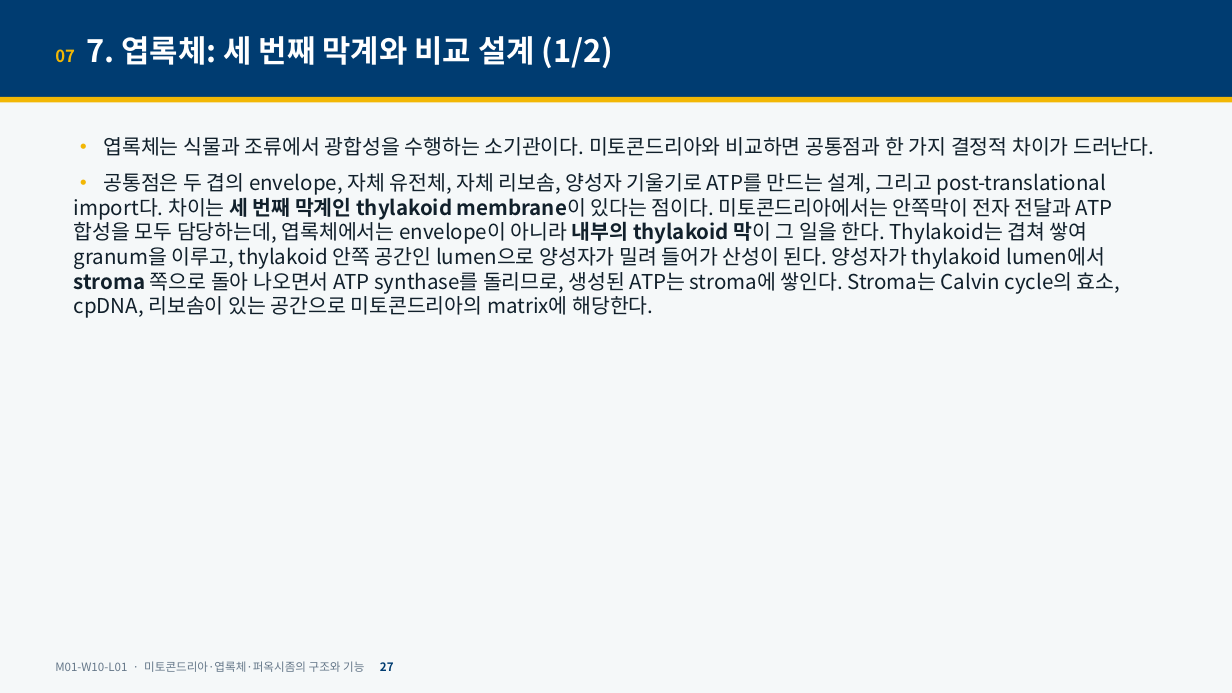
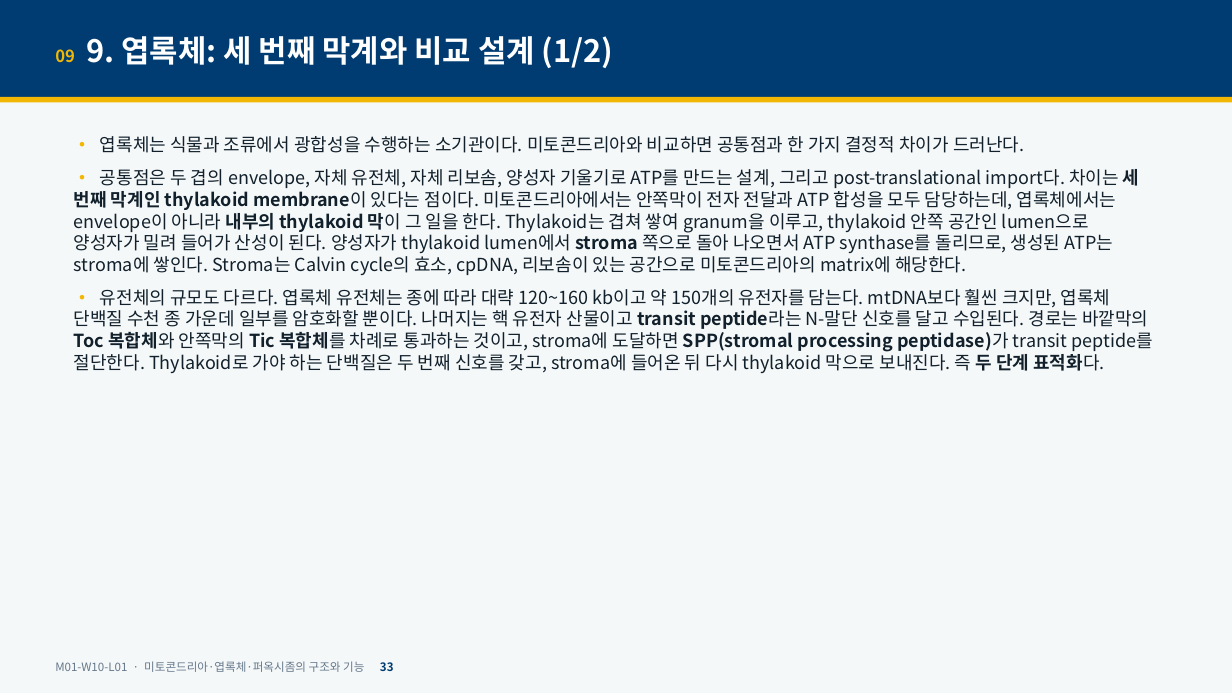
Before and after one commit to hoperiasd2/hoperiasd2.github.io, a slide deck: slide 33 of curriculum/M01/W10/L01/slides.pptx (slide 27 before the commit). Drawn at 1232x693 pixels with LibreOffice and Linux fonts; fonts in the diff are those of the drawing. Boxes give left, top, right and bottom in pixels: in the first picture for what was removed or moved away, otherwise in the second. Text is boxed around its words. In the diff, an @@ line names an element or a change of style, - is before the commit and + after.

```diff
--- a/curriculum/M01/W10/L01/slides.pptx
+++ b/curriculum/M01/W10/L01/slides.pptx
@@ text at (55, 36, 614, 68): text changed @@
-07 7. 엽록체: 세 번째 막계와 비교 설계 (1/2)
+09 9. 엽록체: 세 번째 막계와 비교 설계 (1/2)
@@ text at (74, 136, 1140, 275): size 16 to 14 pt in "• 엽록체는 식물과 조류에서 광합성을 수행하는 소기관이다. ...", "• 공통점은 두 겹의 envelope, 자체 유전체, ..." @@
@@ text at (74, 289, 1153, 373): paragraph added @@
+• 유전체의 규모도 다르다. 엽록체 유전체는 종에 따라 대략 120~160 kb이고 약 150개의 유전자를 담는다. mtDNA보다 훨씬 크지만, 엽록체 단백질 수천 종 가운데 일부를 암호화할 뿐이다. 나머지는 핵 유전자 산물이고 transit peptide라는 N-말단 신호를 달고 수입된다. 경로는 바깥막의 Toc 복합체와 안쪽막의 Tic 복합체를 차례로 통과하는 것이고, stroma에 도달하면 SPP(stromal processing peptidase)가 transit peptide를 절단한다. Thylakoid로 가야 하는 단백질은 두 번째 신호를 갖고, stroma에 들어온 뒤 다시 thylakoid 막으로 보내진다. 즉 두 단계 표적화다.
@@ text at (55, 661, 394, 672): text changed @@
-M01-W10-L01 · 미토콘드리아·엽록체·퍼옥시좀의 구조와 기능 27
+M01-W10-L01 · 미토콘드리아·엽록체·퍼옥시좀의 구조와 기능 33
```
Also in this commit, not shown: 36 other slides changed, 14 slides added, 5 other files.
